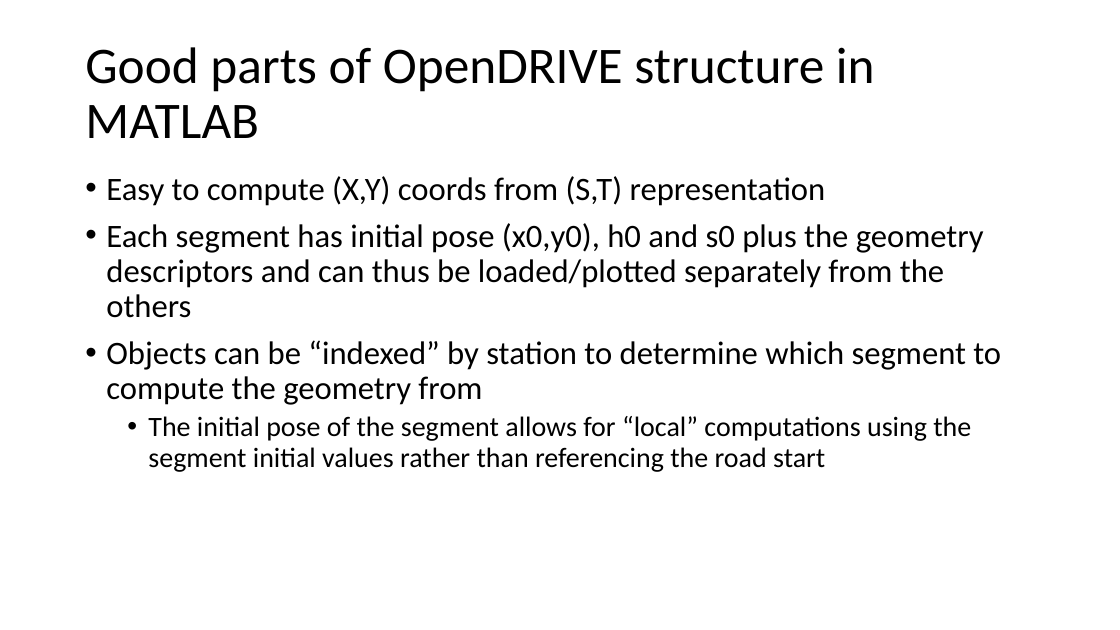
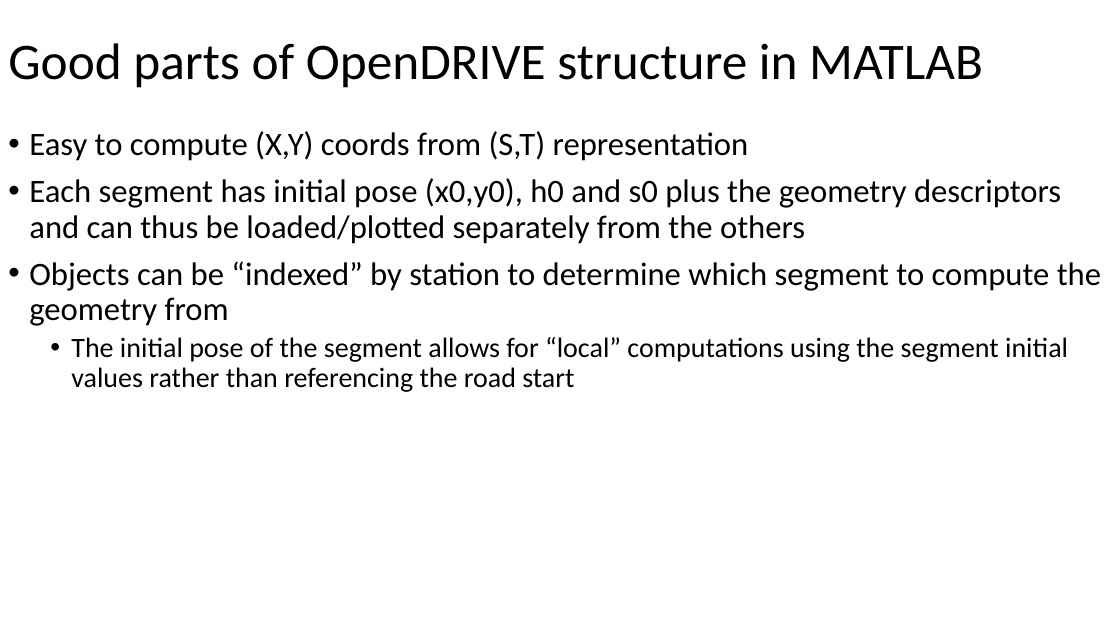
Before and after one commit to ivsg-psu/PathPlanning_MapTools_ParseXODR, a slide deck: slide 4 of Documents/OpenDRIVE-MATLAB.pptx. Drawn at 1120x630 pixels with LibreOffice and Linux fonts; fonts in the diff are those of the drawing. Boxes give left, top, right and bottom in pixels: in the first picture for what was removed or moved away, otherwise in the second. Text is boxed around its words. In the diff, an @@ line names an element or a change of style, - is before the commit and + after.

```diff
--- a/Documents/OpenDRIVE-MATLAB.pptx
+++ b/Documents/OpenDRIVE-MATLAB.pptx
@@ title "Good parts of OpenDRIVE structure ..." rewrapped from (85, 47, 875, 138) to (8, 43, 983, 88) @@
@@ text "Easy to compute (X,Y) coords ..." rewrapped from (106, 176, 1001, 472) to (29, 131, 1101, 392) @@
```
Also in this commit, not shown: 4 other slides changed, 3 other files.
